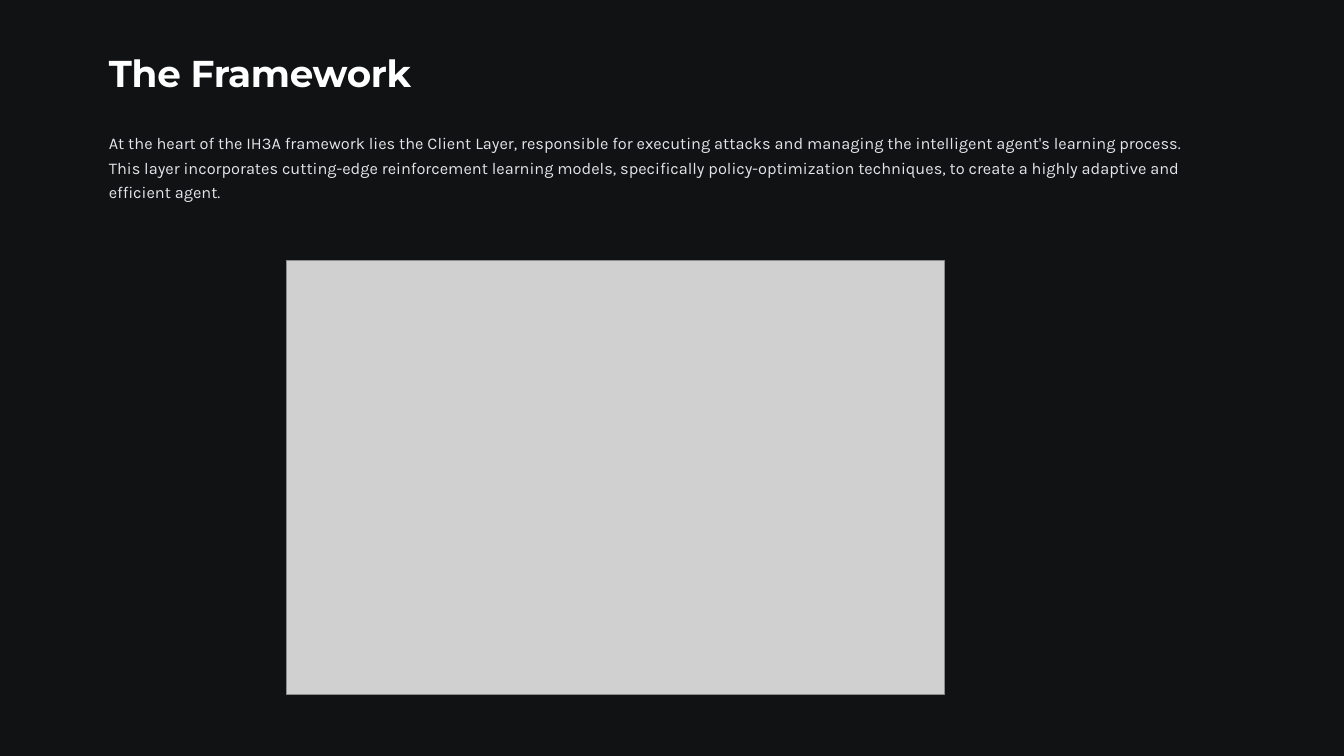
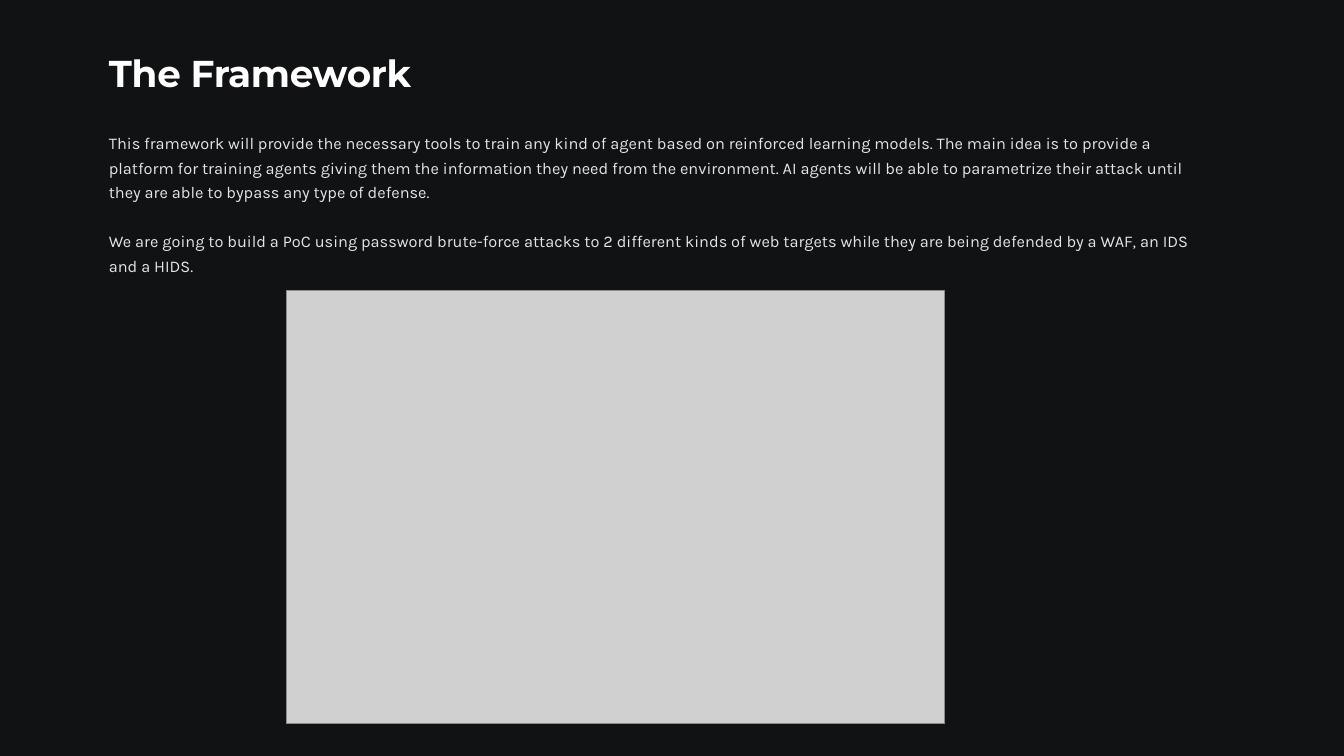
Before and after one commit to flacman/IH3A, a slide deck: slide 2 of IH3A-Intelligent-Hacking-Auto-Attacking-Agent-Framework.pptx. Drawn at 1344x756 pixels with LibreOffice and Linux fonts; fonts in the diff are those of the drawing; grey boxes stand for pictures; background and template pictures are left out. Boxes give left, top, right and bottom in pixels: in the first picture for what was removed or moved away, otherwise in the second. Text is boxed around its words. In the diff, an @@ line names an element or a change of style, - is before the commit and + after.

```diff
--- a/IH3A-Intelligent-Hacking-Auto-Attacking-Agent-Framework.pptx
+++ b/IH3A-Intelligent-Hacking-Auto-Attacking-Agent-Framework.pptx
@@ text at box(109, 137, 1188, 272): text changed @@
-At the heart of the IH3A framework lies the Client Layer, responsible for executing attacks and managing the intelligent agent's learning process. This layer incorporates cutting-edge reinforcement learning models, specifically policy-optimization techniques, to create a highly adaptive and efficient agent.
+This framework will provide the necessary tools to train any kind of agent based on reinforced learning models. The main idea is to provide a platform for training agents giving them the information they need from the environment. AI agents will be able to parametrize their attack until they are able to bypass any type of defense.
+We are going to build a PoC using password brute-force attacks to 2 different kinds of web targets while they are being defended by a WAF, an IDS and a HIDS.
@@ picture: place and size @@
-picture at box(286, 261, 944, 695)
+picture at box(286, 291, 944, 724)
```
Also in this commit, not shown: 4 other slides changed, 1 slide removed, 5 other files.
